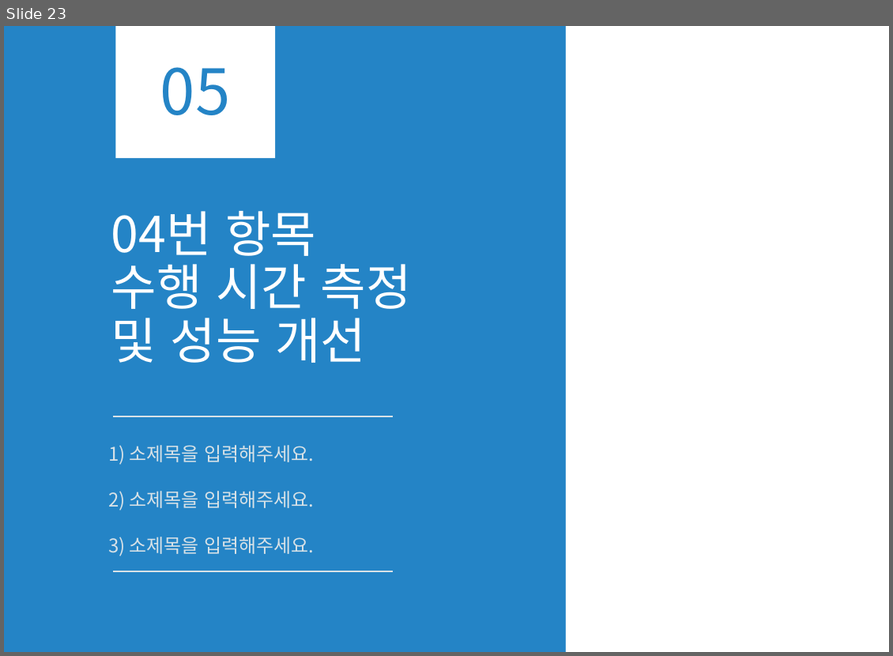
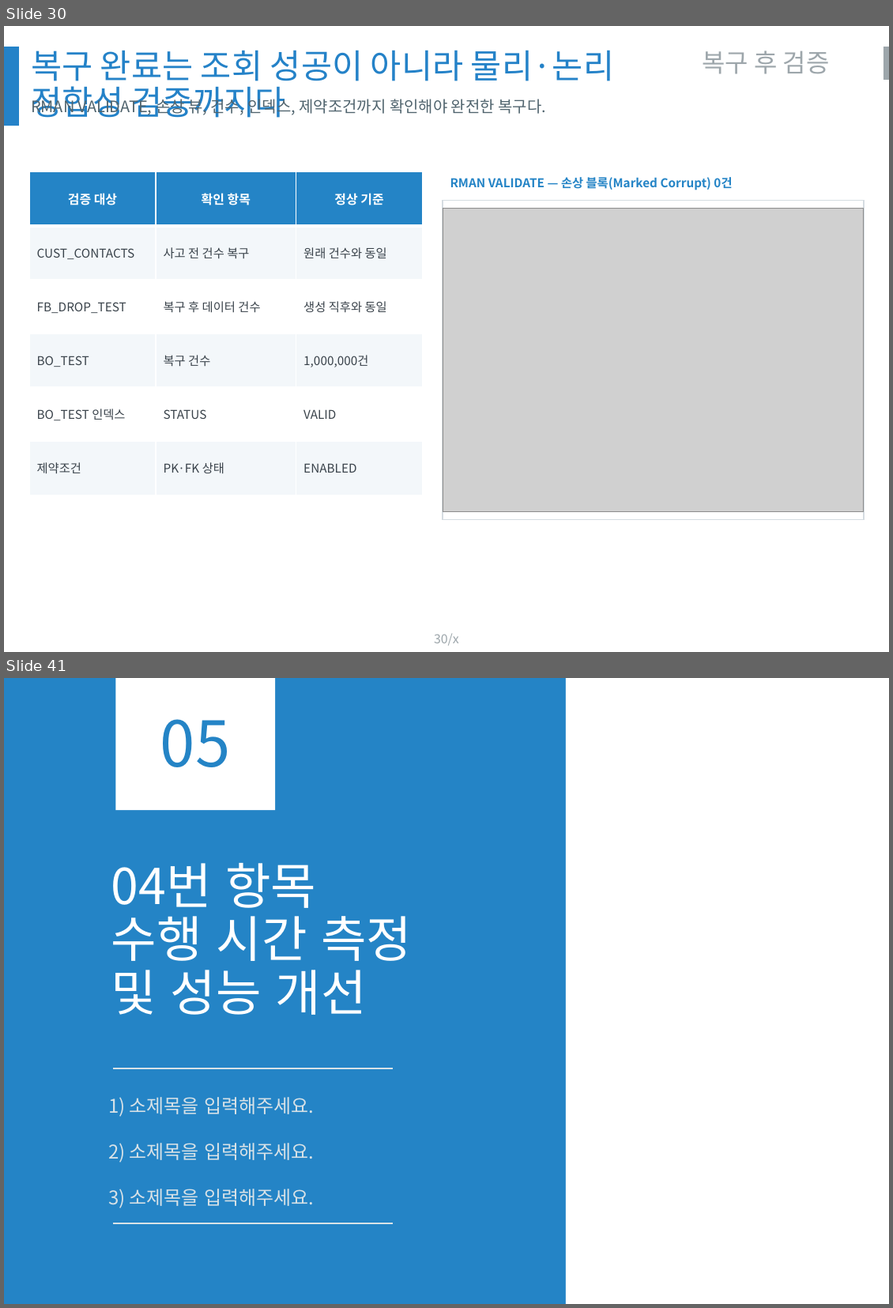
Before and after one commit to olmas70/slides, a slide deck: BO_스키마_트랜잭션_실증_보고서.pptx. Shown one above the other, each under a label of ours: slide 23 before the commit, slides 30 and 41 after it; the slides between them are not shown. The pictures are 893x656 and 893x1308 pixels, drawn with LibreOffice and Linux fonts; fonts in the diff are those of the drawing; grey boxes stand for pictures; background and template pictures are left out. Boxes give left, top, right and bottom in pixels: in the first picture for what was removed or moved away, otherwise in the second. Text is boxed around its words. In the diff, an @@ line names an element or a change of style, - is before the commit and + after.

```diff
--- a/BO_스키마_트랜잭션_실증_보고서.pptx
+++ b/BO_스키마_트랜잭션_실증_보고서.pptx
@@ slide 30 added at bbox=[4, 26, 889, 652], background #FFFFFF @@
@@ rectangle added at bbox=[4, 47, 19, 126], fill #2482C8 @@
@@ rectangle added at bbox=[883, 47, 889, 80], fill #9DA6AB @@
@@ text added at bbox=[31, 50, 614, 118], 32 pt, text #2482C8 @@
+복구 완료는 조회 성공이 아니라 물리·논리 정합성 검증까지다
@@ text added at bbox=[702, 50, 830, 74], 24 pt, text #9DA6AB @@
+복구 후 검증
@@ text added at bbox=[31, 96, 546, 117], 15 pt, text #50646E @@
+RMAN VALIDATE, 손상 뷰, 건수, 인덱스, 제약조건까지 확인해야 완전한 복구다.
@@ table added at bbox=[30, 172, 423, 495], 6 rows, 3 columns @@
+검증 대상 | 확인 항목 | 정상 기준
+CUST_CONTACTS | 사고 전 건수 복구 | 원래 건수와 동일
+FB_DROP_TEST | 복구 후 데이터 건수 | 생성 직후와 동일
+BO_TEST | 복구 건수 | 1,000,000건
+BO_TEST 인덱스 | STATUS | VALID
+제약조건 | PK·FK 상태 | ENABLED
@@ text added at bbox=[450, 177, 732, 190], 11.5 pt, text #2484C6, bold @@
+RMAN VALIDATE — 손상 블록(Marked Corrupt) 0건
@@ rectangle added at bbox=[443, 200, 864, 520], outline #D5DCE1 1 pt @@
@@ picture added at bbox=[443, 208, 864, 512] @@
@@ page number added at bbox=[434, 633, 459, 645], 12 pt, text #9DA6AB @@
+30/x
@@ what was slide 23 is now slide 41 @@
```
Also in this commit, not shown: 2 slides changed, 19 other slides added, 2 slides removed.
